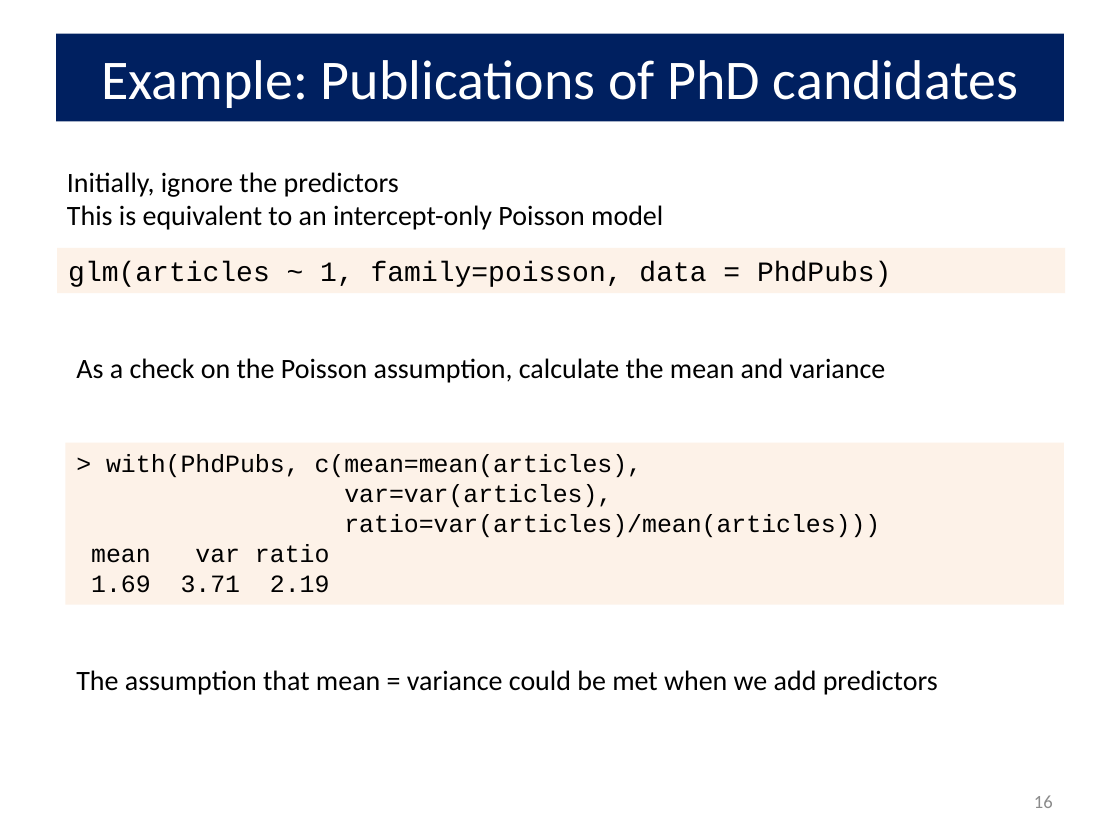
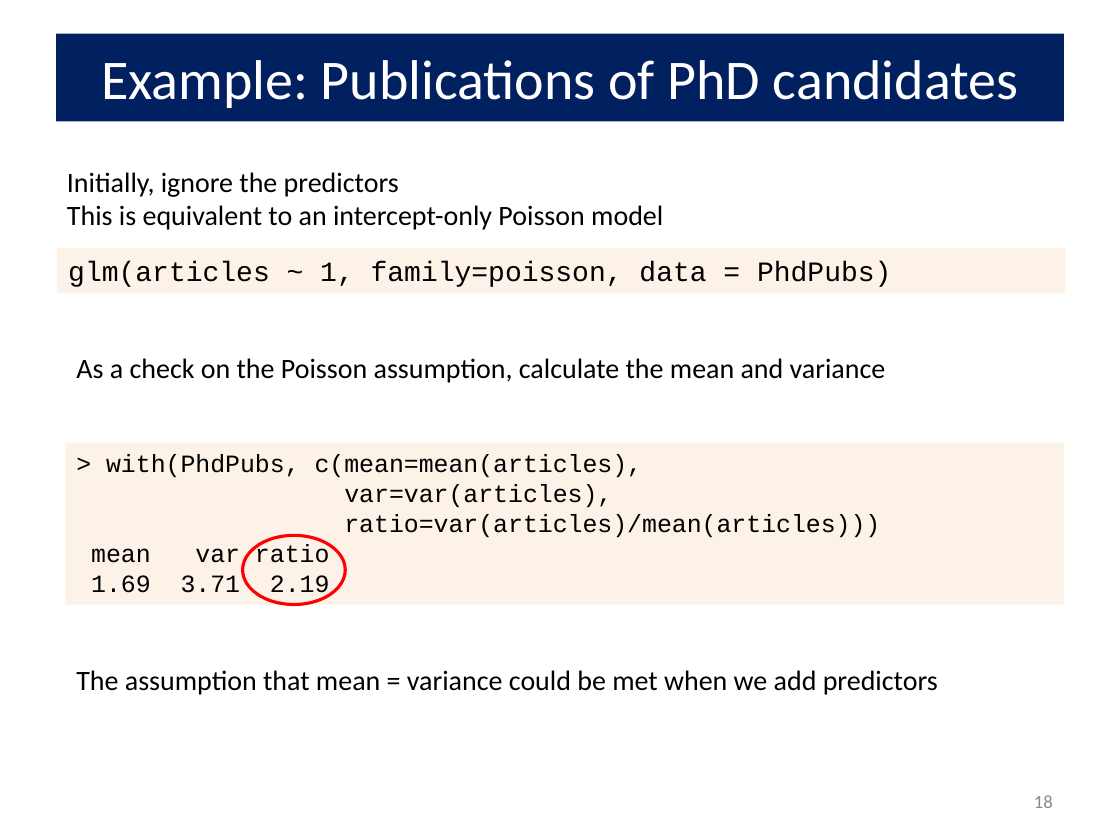
Before and after one commit to friendly/psy6136, a slide deck: slide 18 of lectures/09-CountData.pptx (slide 16 before the commit). Drawn at 1120x840 pixels with LibreOffice and Linux fonts; fonts in the diff are those of the drawing. Boxes give left, top, right and bottom in pixels: in the first picture for what was removed or moved away, otherwise in the second. Text is boxed around its words. In the diff, an @@ line names an element or a change of style, - is before the commit and + after.

```diff
--- a/lectures/09-CountData.pptx
+++ b/lectures/09-CountData.pptx
@@ ellipse added at (x1=243, y1=535, x2=346, y2=605), outline #FF0000 2 pt @@
@@ page number at (x1=1034, y1=795, x2=1053, y2=808): text changed @@
-16
+18
```
Also in this commit, not shown: 11 other slides changed, 5 slides added, 3 other files.
